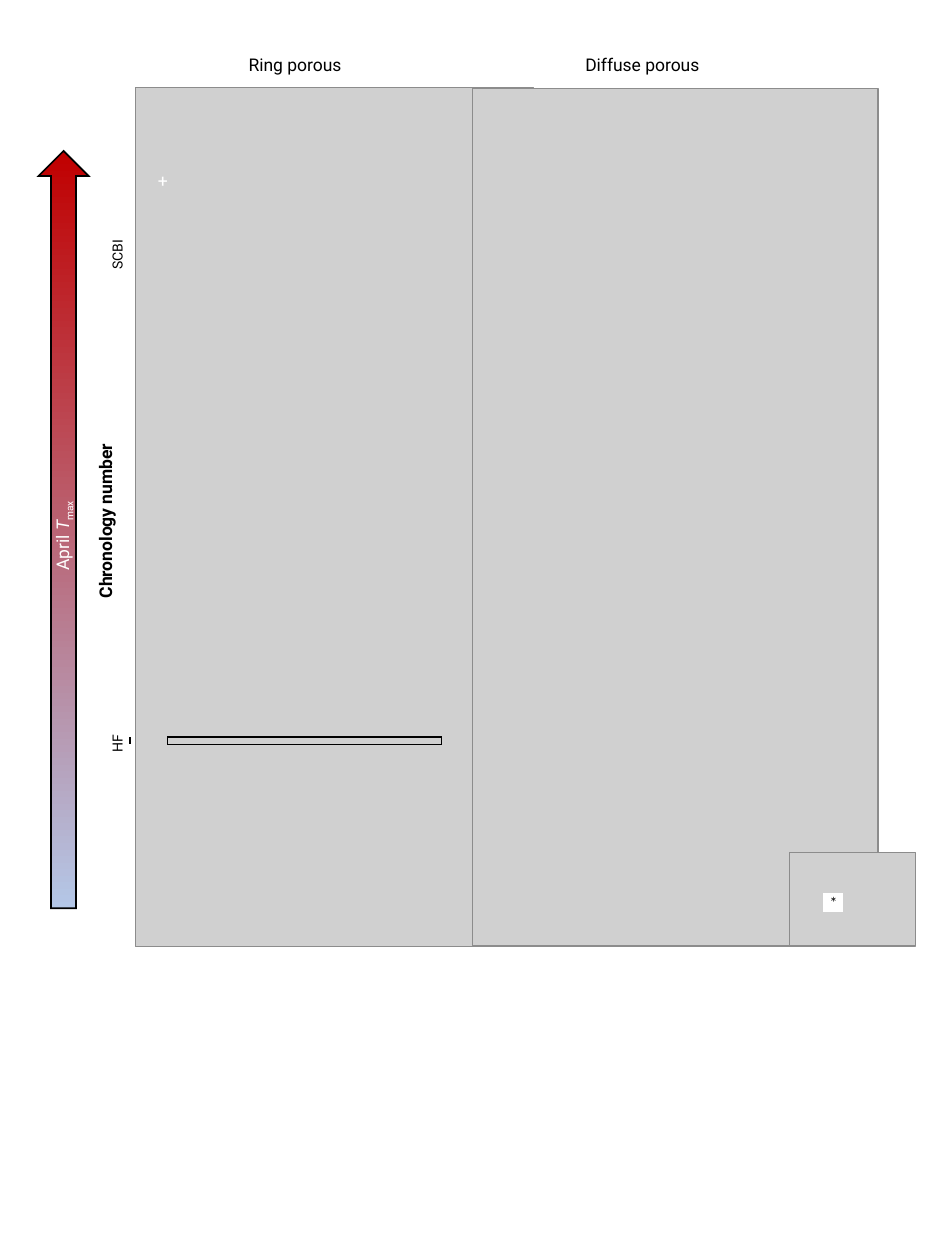
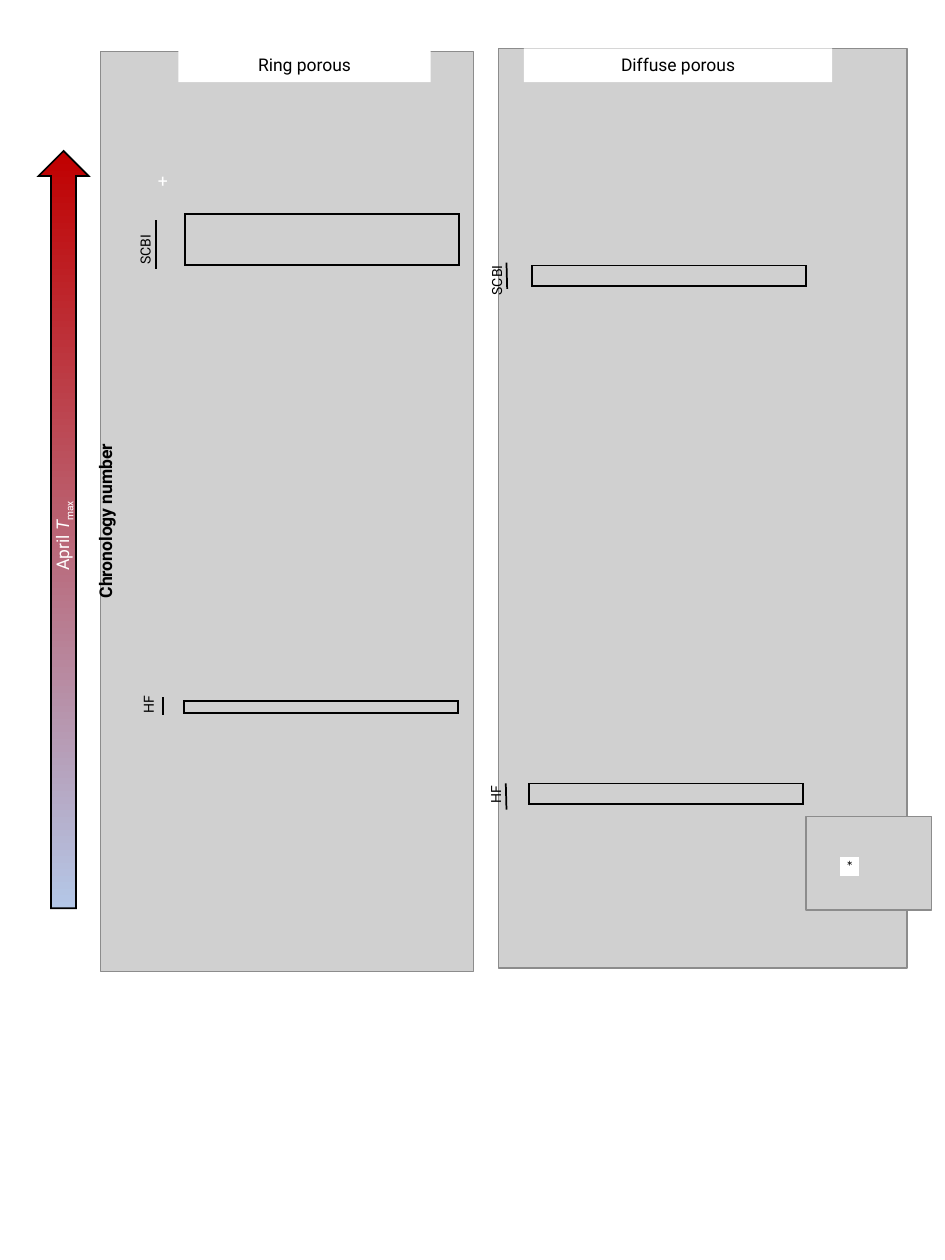
Before and after one commit to EcoClimLab/growth_phenology, a slide deck: slide 1 of doc/manuscript/tables_figures/tree_rings_figs.pptx. Drawn at 945x1260 pixels with LibreOffice and Linux fonts; fonts in the diff are those of the drawing; grey boxes stand for pictures. Boxes give left, top, right and bottom in pixels: in the first picture for what was removed or moved away, otherwise in the second. Text is boxed around its words. In the diff, an @@ line names an element or a change of style, - is before the commit and + after.

```diff
--- a/doc/manuscript/tables_figures/tree_rings_figs.pptx
+++ b/doc/manuscript/tables_figures/tree_rings_figs.pptx
@@ picture: place and size @@
-picture at bbox=[136, 87, 534, 946]
+picture at bbox=[101, 52, 474, 971]
@@ rectangle "Ring porous": place and size @@
-rectangle "Ring porous" at bbox=[249, 58, 341, 75]
+rectangle "Ring porous" at bbox=[178, 48, 430, 82]
@@ picture: place and size @@
-picture at bbox=[472, 88, 878, 946]
+picture at bbox=[498, 48, 906, 968]
@@ rectangle "Diffuse porous": place and size @@
-rectangle "Diffuse porous" at bbox=[585, 57, 699, 75]
+rectangle "Diffuse porous" at bbox=[524, 48, 833, 82]
@@ text "SCBI": place and size @@
-text "SCBI" at bbox=[108, 244, 126, 269]
+text "SCBI" at bbox=[136, 239, 154, 264]
@@ line added from (156, 220) to (156, 270), #000000 1 pt @@
@@ rectangle added at bbox=[185, 214, 459, 265], outline #000000 1 pt @@
@@ text added at bbox=[487, 268, 505, 294], 8 pt, text #000000 @@
+SCBI
@@ line added from (507, 263) to (508, 289), #000000 1 pt @@
@@ rectangle added at bbox=[532, 266, 805, 286], outline #000000 1 pt @@
@@ text "HF": place and size @@
-text "HF" at bbox=[108, 736, 126, 751]
+text "HF" at bbox=[139, 696, 157, 712]
@@ line moved from (130, 737) - (130, 745) to (164, 698) - (164, 714) @@
@@ rectangle: place and size @@
-rectangle at bbox=[168, 737, 441, 745]
+rectangle at bbox=[184, 701, 457, 713]
@@ text added at bbox=[486, 787, 504, 804], 8 pt, text #000000 @@
+HF
@@ line added from (505, 784) to (507, 810), #000000 1 pt @@
@@ rectangle added at bbox=[529, 784, 803, 804], outline #000000 1 pt @@
@@ picture: place and size @@
-picture at bbox=[790, 853, 916, 946]
+picture at bbox=[806, 816, 932, 910]
@@ rectangle "*": place and size @@
-rectangle "*" at bbox=[824, 895, 842, 911]
+rectangle "*" at bbox=[840, 858, 858, 874]
```
Also in this commit, not shown: 2 other files.
